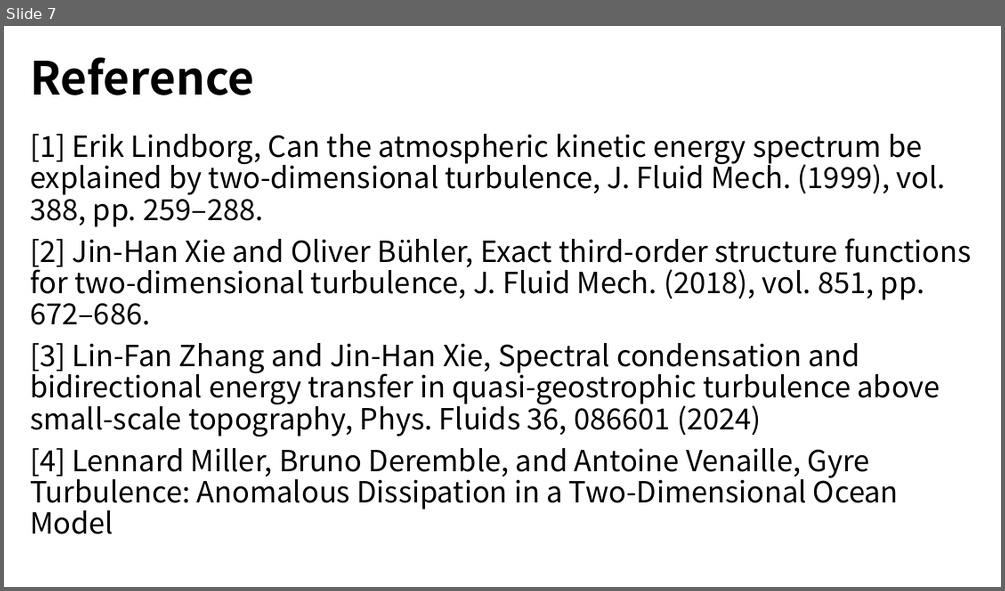
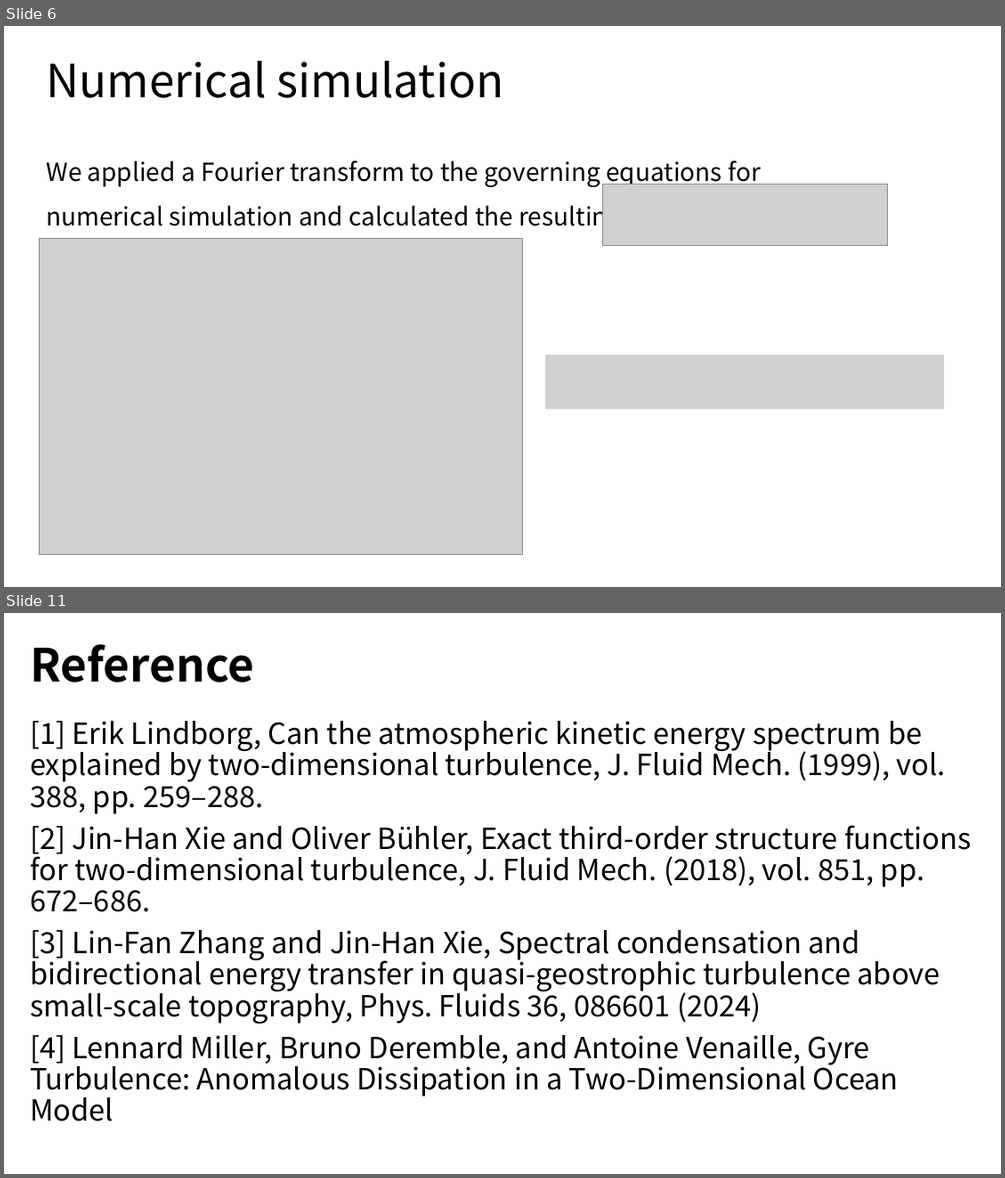
Before and after one commit to yangziang03/yangziang03.github.io, a slide deck: mypaper/thesis/Research1.pptx. Shown one above the other, each under a label of ours: slide 7 before the commit, slides 6 and 11 after it; the slides between them are not shown. The pictures are 1005x591 and 1005x1178 pixels, drawn with LibreOffice and Linux fonts; fonts in the diff are those of the drawing; grey boxes stand for pictures. Boxes give left, top, right and bottom in pixels: in the first picture for what was removed or moved away, otherwise in the second. Text is boxed around its words. In the diff, an @@ line names an element or a change of style, - is before the commit and + after.

```diff
--- a/mypaper/thesis/Research1.pptx
+++ b/mypaper/thesis/Research1.pptx
@@ slide 6 added at [4,26,1001,587], background #FFFFFF @@
@@ title added at [47,61,503,98], 44 pt, text #000000 @@
+Numerical simulation
@@ text added at [46,160,760,232], 24 pt, text #000000 @@
+We applied a Fourier transform to the governing equations for numerical simulation and calculated the resulting energy flux:
@@ picture added at [602,184,887,246] @@
@@ picture added at [39,239,523,555] @@
@@ picture added at [545,354,944,409] @@
@@ what was slide 7 is now slide 11 @@
```
Also in this commit, not shown: 1 slide changed, 8 other slides added, 5 slides removed, 1 other file.
